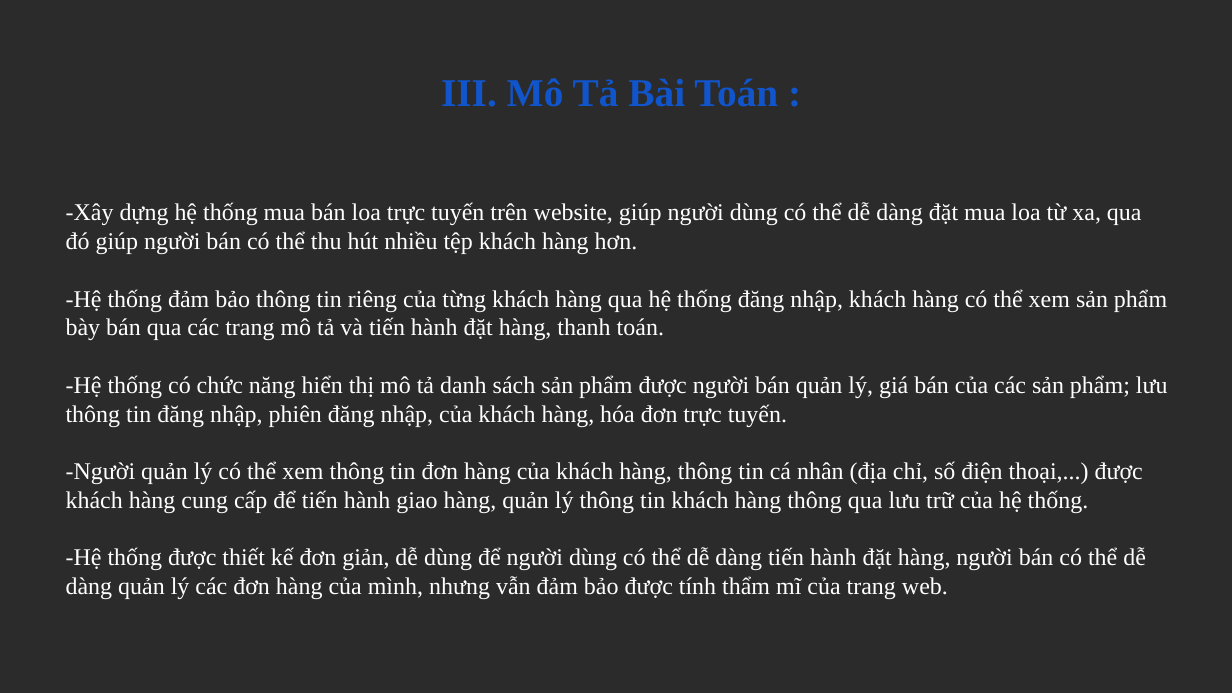
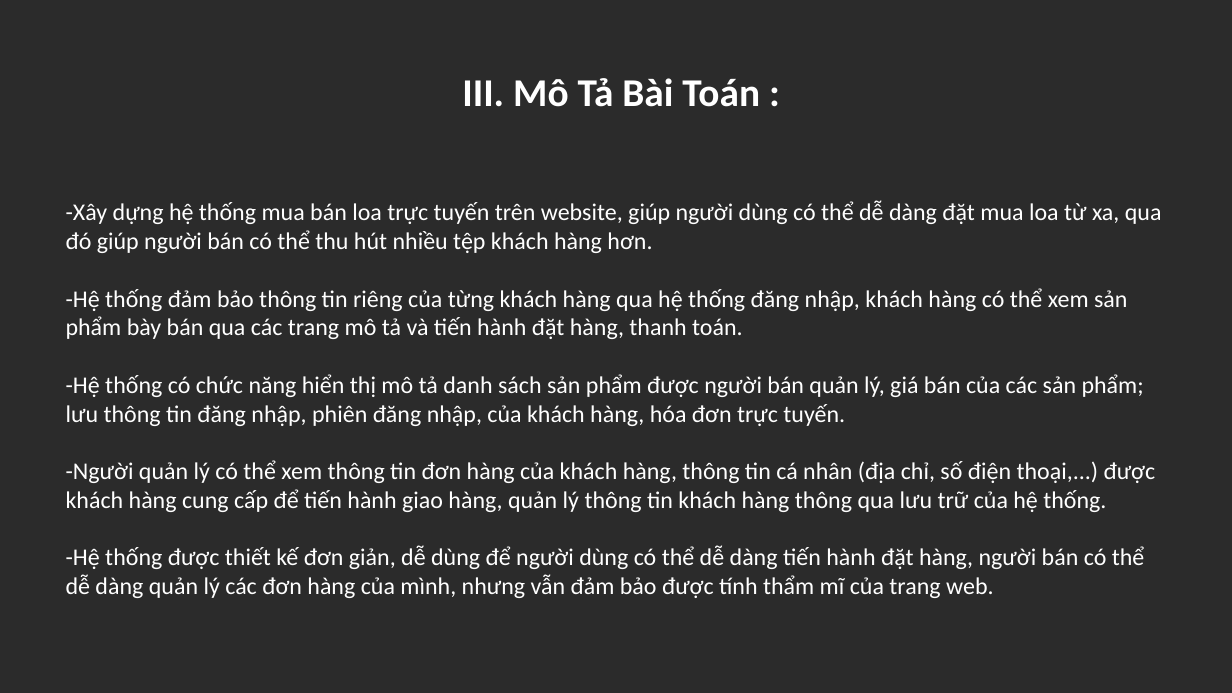
Before and after one commit to Hao-1337/HTWeb-2526HK2-BaiTapLon-Nhom5, a slide deck: slide 5 of Nhom_5_WEB.pptx. Drawn at 1232x693 pixels with LibreOffice and Linux fonts; fonts in the diff are those of the drawing; background and template pictures are left out; a plain dark background stands for a picture behind light text. Boxes give left, top, right and bottom in pixels: in the first picture for what was removed or moved away, otherwise in the second. Text is boxed around its words. In the diff, an @@ line names an element or a change of style, - is before the commit and + after.

```diff
--- a/Nhom_5_WEB.pptx
+++ b/Nhom_5_WEB.pptx
@@ text "III. Mô Tả Bài Toán ..." at <box>462,78,760,107</box>: font Times New Roman to Calibri, text colour #1155CC to #FFFFFF @@
@@ text "-Xây dựng hệ thống mua ..." at <box>66,200,1162,598</box>: font Times New Roman to Calibri @@
```
Also in this commit, not shown: 6 other slides changed.
